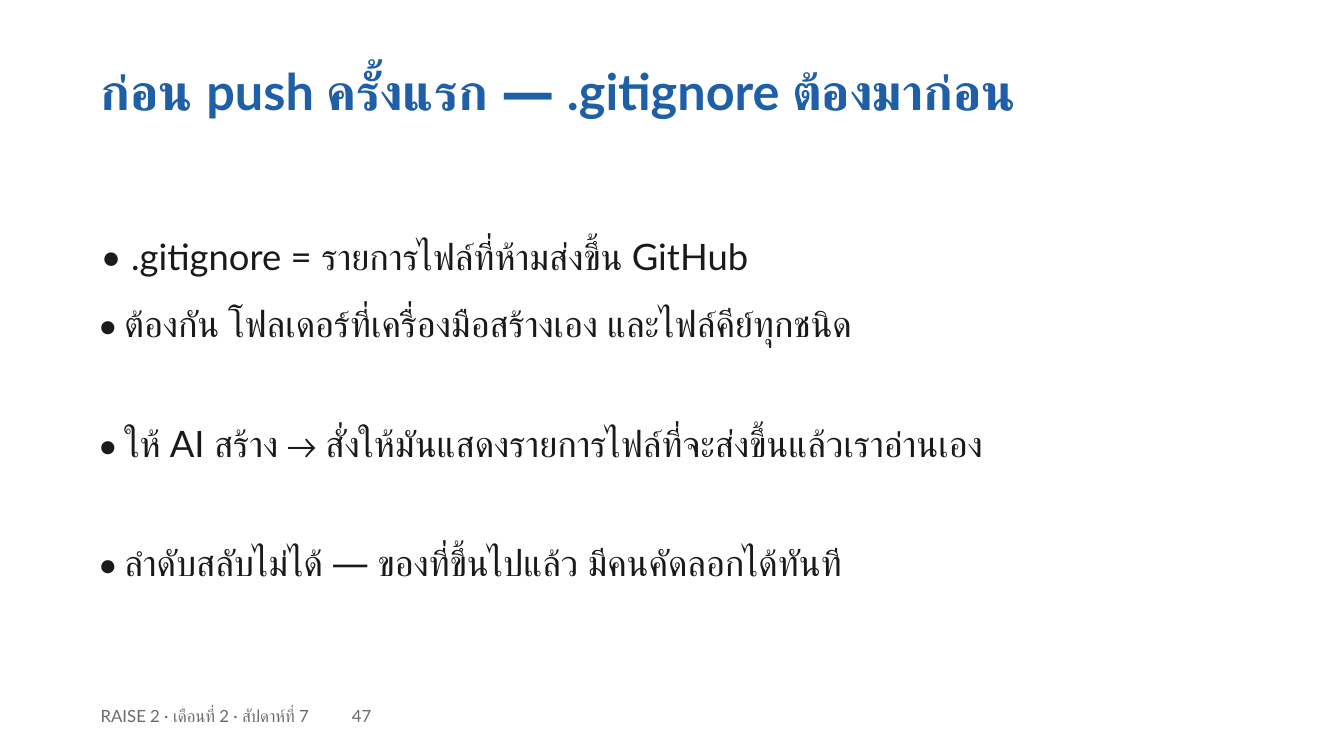
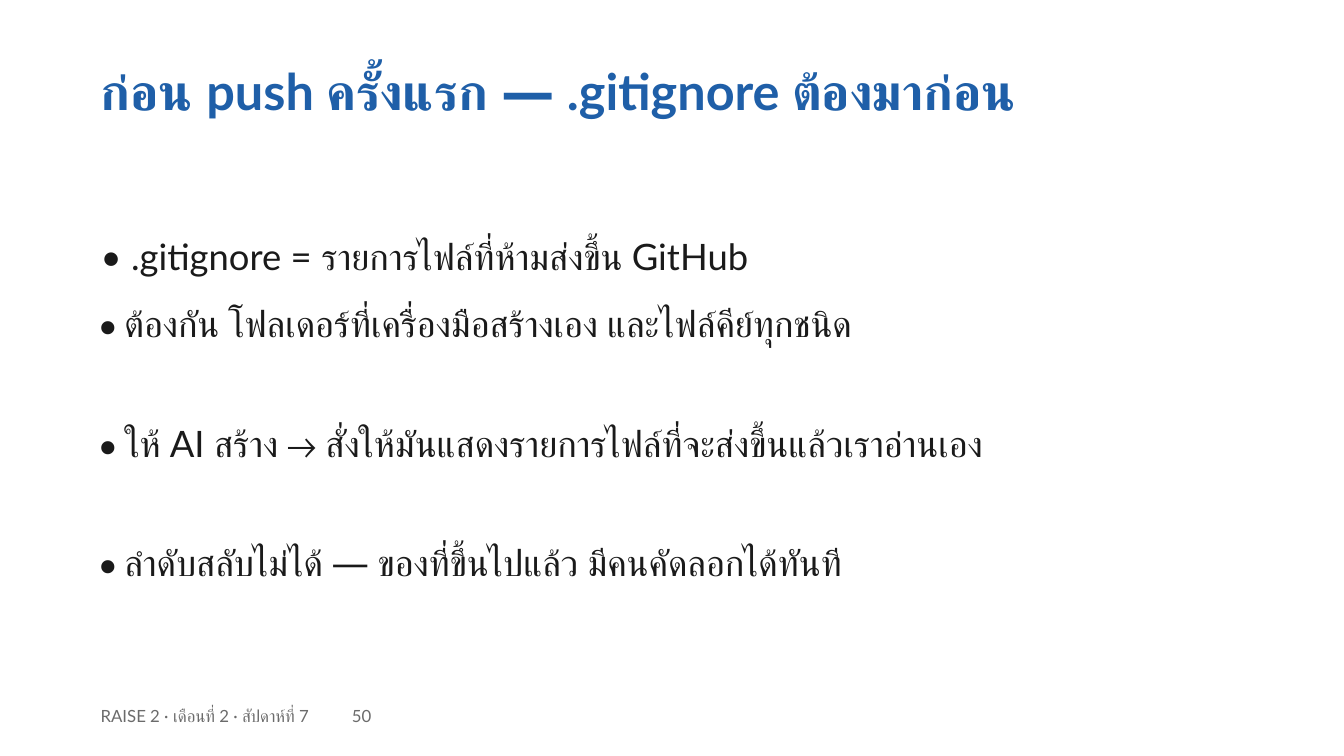
Before and after one commit to cnacha-mfu/raise2-module2, a slide deck: slide 50 of materials/week7/w7-slides.pptx (slide 47 before the commit). Drawn at 1344x756 pixels with LibreOffice and Linux fonts; fonts in the diff are those of the drawing. Boxes give left, top, right and bottom in pixels: in the first picture for what was removed or moved away, otherwise in the second. Text is boxed around its words. In the diff, an @@ line names an element or a change of style, - is before the commit and + after.

```diff
--- a/materials/week7/w7-slides.pptx
+++ b/materials/week7/w7-slides.pptx
@@ text at <box>101,709,371,722</box>: text changed @@
-RAISE 2 · เดือนที่ 2 · สัปดาห์ที่ 7 47
+RAISE 2 · เดือนที่ 2 · สัปดาห์ที่ 7 50
```
Also in this commit, not shown: 28 other slides changed, 3 slides added, 8 other files.
